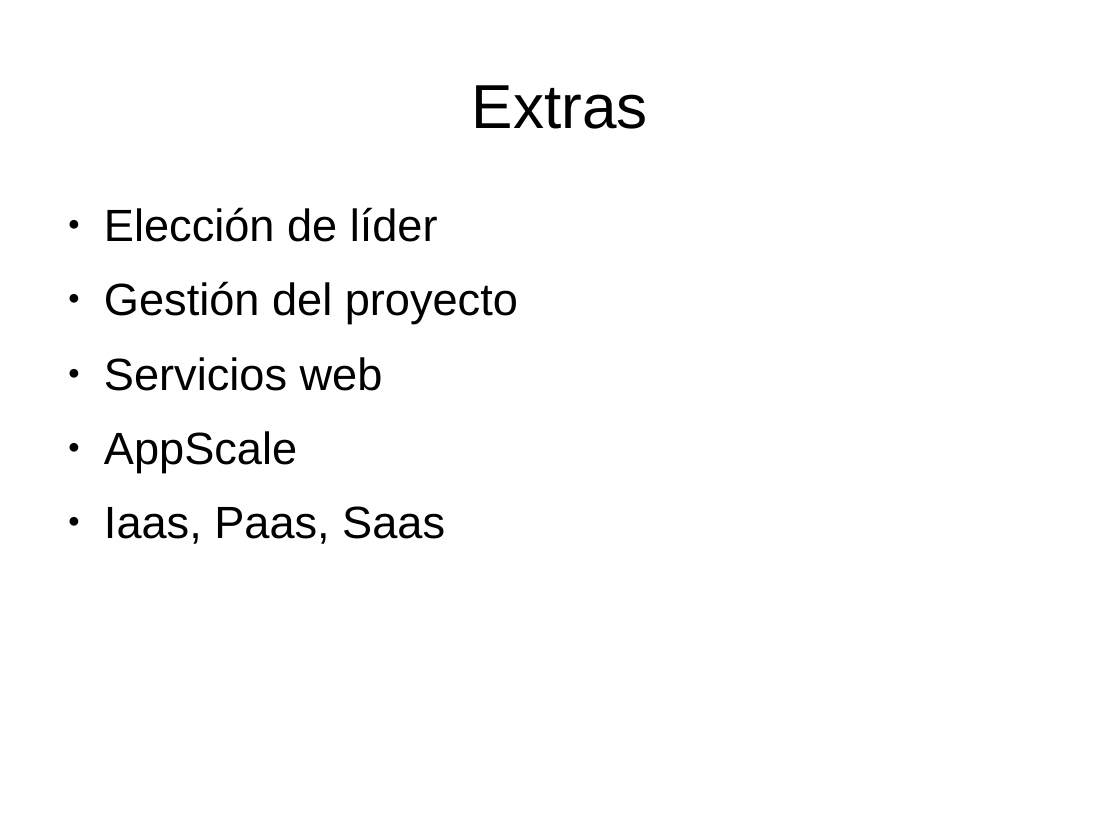
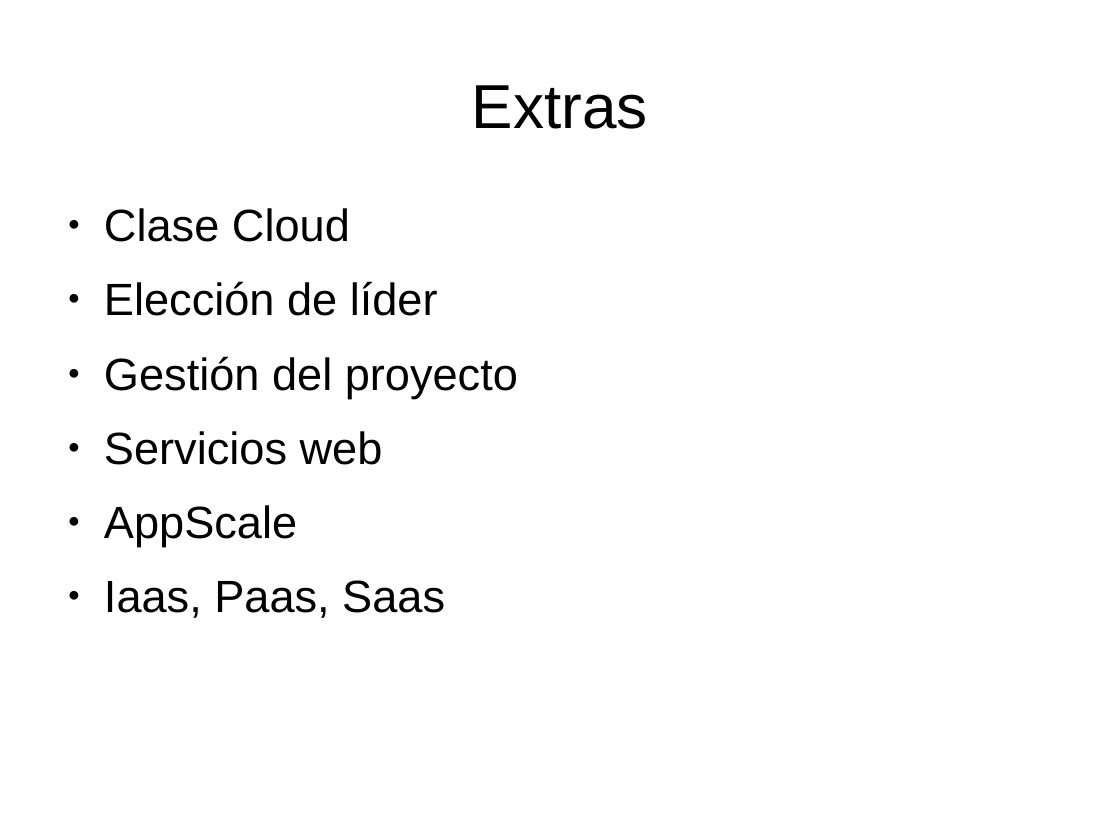
Before and after one commit to dcere/pfc, a slide deck: slide 23 of adm/presentacion/presentacion.odp. Drawn at 1120x840 pixels with LibreOffice and Linux fonts; fonts in the diff are those of the drawing. Boxes give left, top, right and bottom in pixels: in the first picture for what was removed or moved away, otherwise in the second. Text is boxed around its words. In the diff, an @@ line names an element or a change of style, - is before the commit and + after.

Commit message:
[adm] Presentation: Extended cloud class explanation. Class cloud extras

```diff
--- a/adm/presentacion/presentacion.odp
+++ b/adm/presentacion/presentacion.odp
@@ text at (104, 208, 350, 242): paragraph added @@
+● Clase Cloud
```
Also in this commit, not shown: 3 slides added, 1 slide removed, 1 other file.
